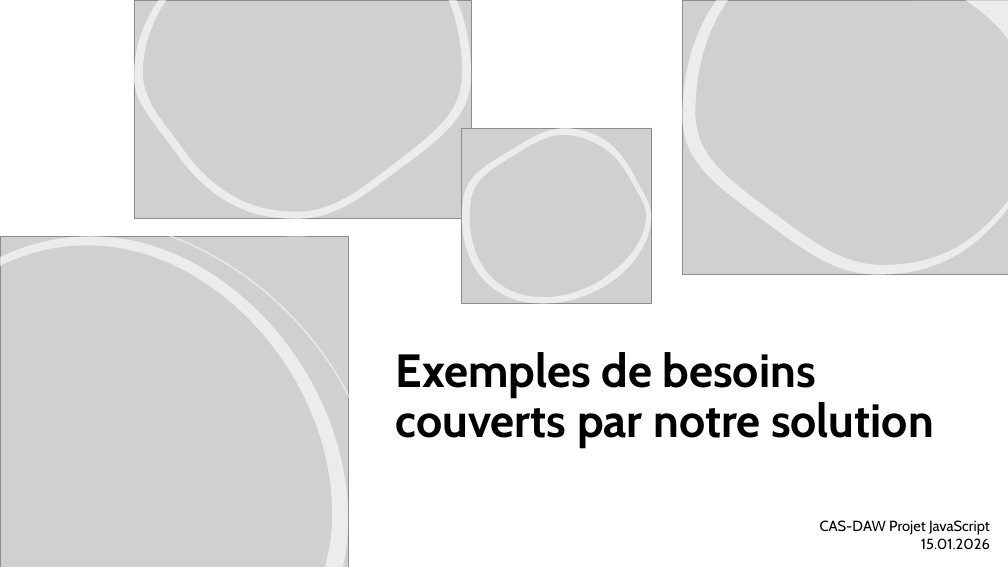
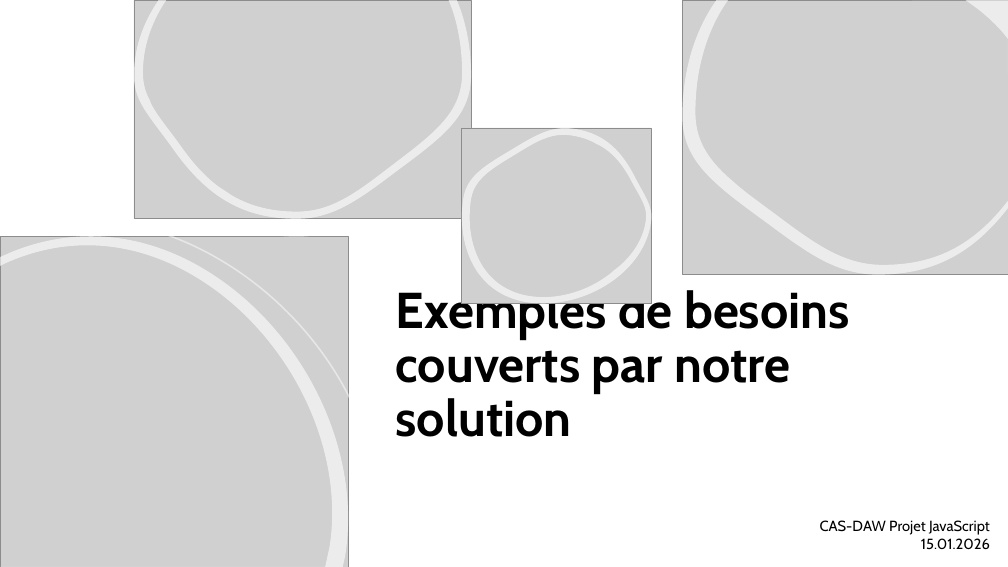
Before and after one commit to mwdolci/smartphone_datas, a slide deck: slide 3 of documents/Presentation_JS.pptx. Drawn at 1008x567 pixels with LibreOffice and Linux fonts; fonts in the diff are those of the drawing; grey boxes stand for pictures. Boxes give left, top, right and bottom in pixels: in the first picture for what was removed or moved away, otherwise in the second. Text is boxed around its words. In the diff, an @@ line names an element or a change of style, - is before the commit and + after.

```diff
--- a/documents/Presentation_JS.pptx
+++ b/documents/Presentation_JS.pptx
@@ text "Exemples de besoins couverts par ..." at <box>396,285,850,437</box>: size 44.4 to 48 pt @@
```
Also in this commit, not shown: 1 other slide changed, 5 other files.
